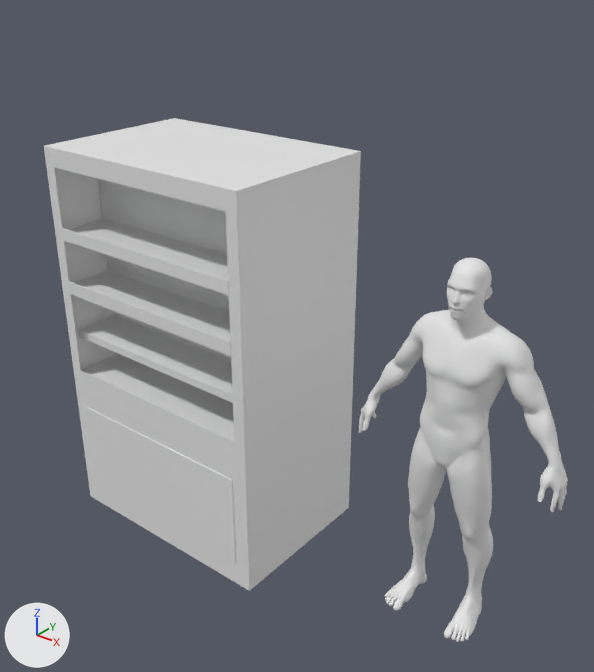
Before and after pictures for a commit that changed the Blender file fbx/obj_fix/cenroom.blend.
Rendered twice from a 50 mm lens placed at (2.99, -2.92, 3.05), pointed at (0.66, -0.01, 1.24). Arrows for +X, +Y and +Z are at lower left; the lights stay in place.

In view in the first picture: 'Human_1.8_Meters_Group1', 'ZZ.001'.
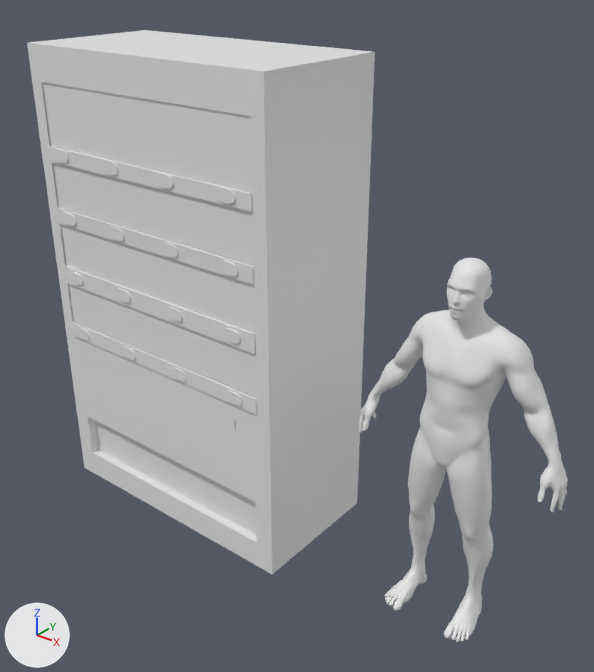
The change, as JSON lines over the scene's bpy script:
```json
{"block": "me_큐브_007", "where": "# used by ob_zz_001; location = (0.027, 0.004, 0.911); scale = (1.0, 0.456, 1.0)"}
{"op": "remove", "block": "me_큐브_007", "code": "me_큐브_007.from_pydata(...)  # 92 vertices, 87 faces; spans x -0.66..0.66, y -1.01..1.0, z -1.0..1.18"}
{"op": "add", "block": "me_큐브_007", "code": "me_큐브_007.from_pydata(...)  # 636 vertices, 388 faces; spans x -0.66..0.66, y -1.03..0.46, z -1.0..1.17"}
{"block": "me_큐브_007", "change": "me_큐브_007 part 1: 38 vertices moved from x -0.66..0.66, y -1.01..1.0, z -1.0..1.18 to x -0.66..0.66, y -1.01..0.46, z -1.0..1.17; 4 vertices removed from x -0.59..0.59, y -1.0, z -0.32..-0.09; 548 vertices added at x -0.62..0.62, y -1.03..-0.97, z -0.64..1.03"}
{"op": "add", "block": "me_큐브_007", "code": "me_큐브_007.materials.append(mat_매테리얼)  # white #e7e7e7"}
{"op": "set", "path": "ob_zz_001.location", "old": "(0.027, 0.004, 0.911)", "new": "(0.027, 0.14, 1.212)"}
{"op": "set", "path": "ob_zz_001.scale", "old": "(1.0, 0.456, 1.0)", "new": "(1.17, 0.533, 1.17)"}
```

What differs and where, as boxes (x1, y1, x2, y2) in the pictures (594 x 672 px):
```json
{"object": "ZZ.001", "change": "reshaped, moved, rescaled", "before": [44, 118, 361, 591], "after": [27, 30, 375, 574], "on screen": "10% wider, 15% taller"}
{"part": 1, "of": "me_큐브_007", "change": "built on", "before": [44, 148, 249, 589], "after": [27, 44, 272, 573]}
```
